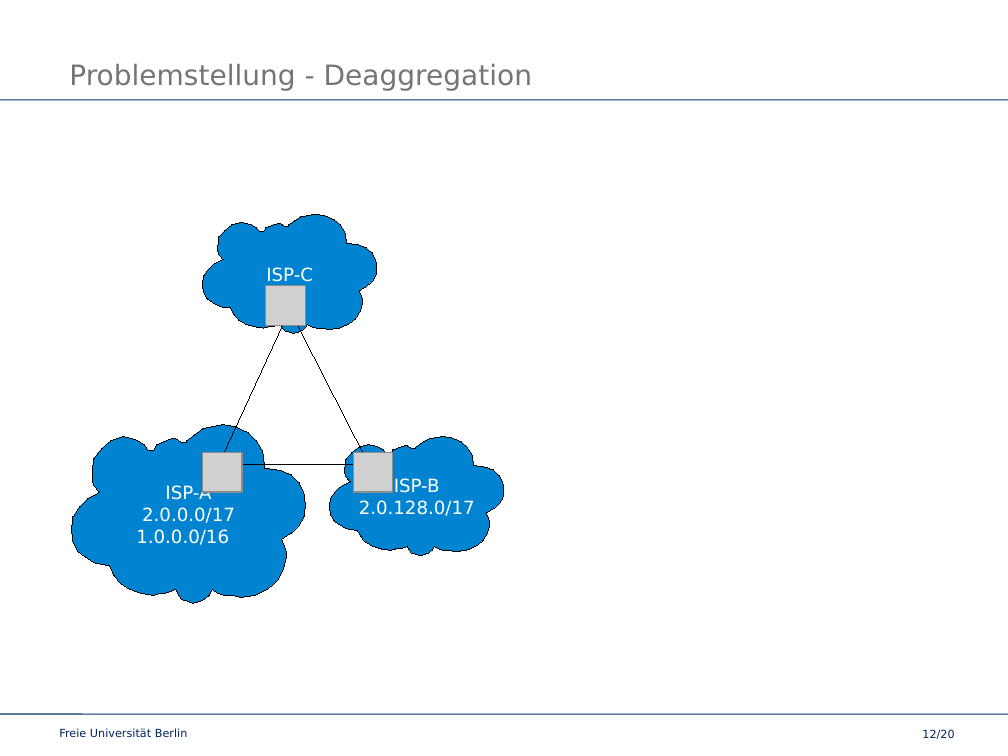
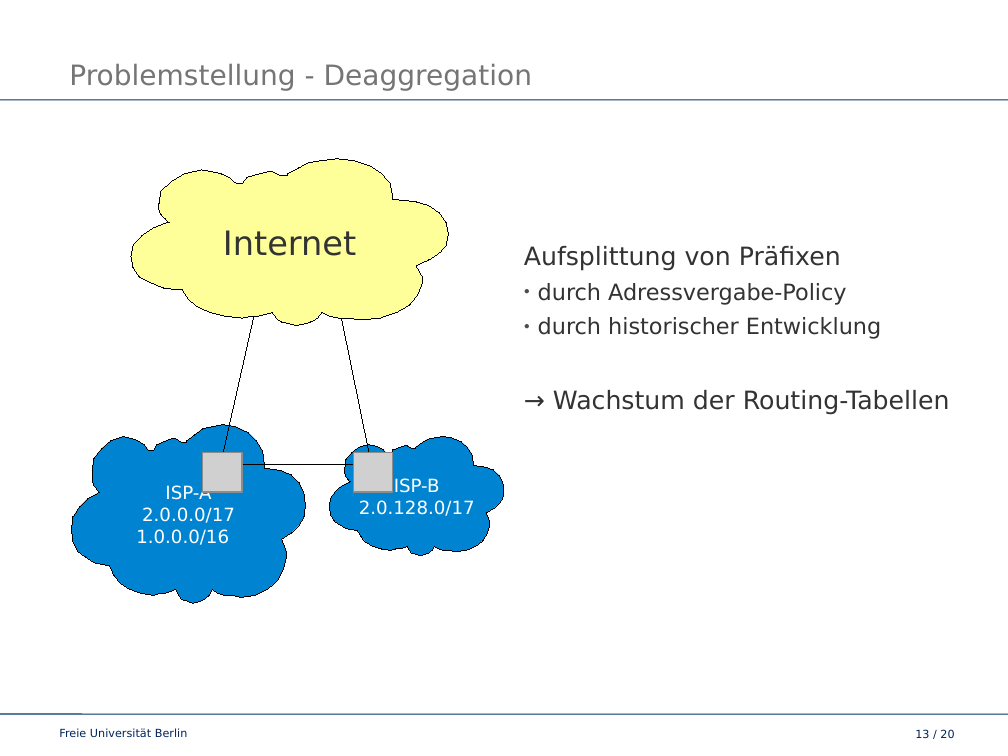
Before and after one commit to slomo/whyTheInternetSucks, a slide deck: slide 13 of talk/presentation.odp (slide 12 before the commit). Drawn at 1008x756 pixels with LibreOffice and Linux fonts; fonts in the diff are those of the drawing; grey boxes stand for pictures; background and template pictures are left out. Boxes give left, top, right and bottom in pixels: in the first picture for what was removed or moved away, otherwise in the second. Text is boxed around its words. In the diff, an @@ line names an element or a change of style, - is before the commit and + after.

```diff
--- a/talk/presentation.odp
+++ b/talk/presentation.odp
@@ freeform shape added at box(131, 158, 449, 325), fill #FFFF99, outline #000000 0 pt, 24 pt, text #333333 @@
+Internet
@@ freeform shape removed at box(203, 215, 377, 334) @@
-ISP-C
@@ text added at box(524, 246, 950, 415), 16 pt, text #333333 @@
+Aufsplittung von Präfixen
+  ● durch Adressvergabe-Policy
+  ● durch historischer Entwicklung
+→ Wachstum der Routing-Tabellen
@@ line moved from (222, 457) - (289, 309) to (222, 457) - (258, 297) @@
@@ picture removed at box(266, 285, 305, 325) @@
@@ line moved from (373, 473) - (289, 309) to (373, 473) - (338, 297) @@
@@ page number at box(915, 729, 954, 738): text changed @@
-12/20
+13 / 20
```
Also in this commit, not shown: 12 other slides changed, 5 slides added, 3 slides removed.
